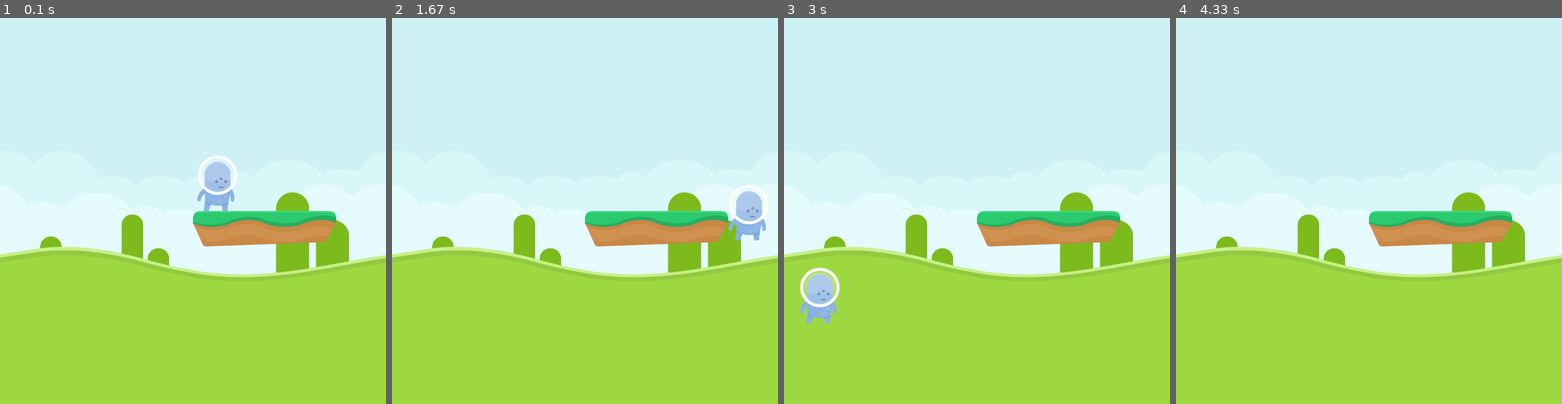
Above: before the commit, frames 1-4 (left to right).
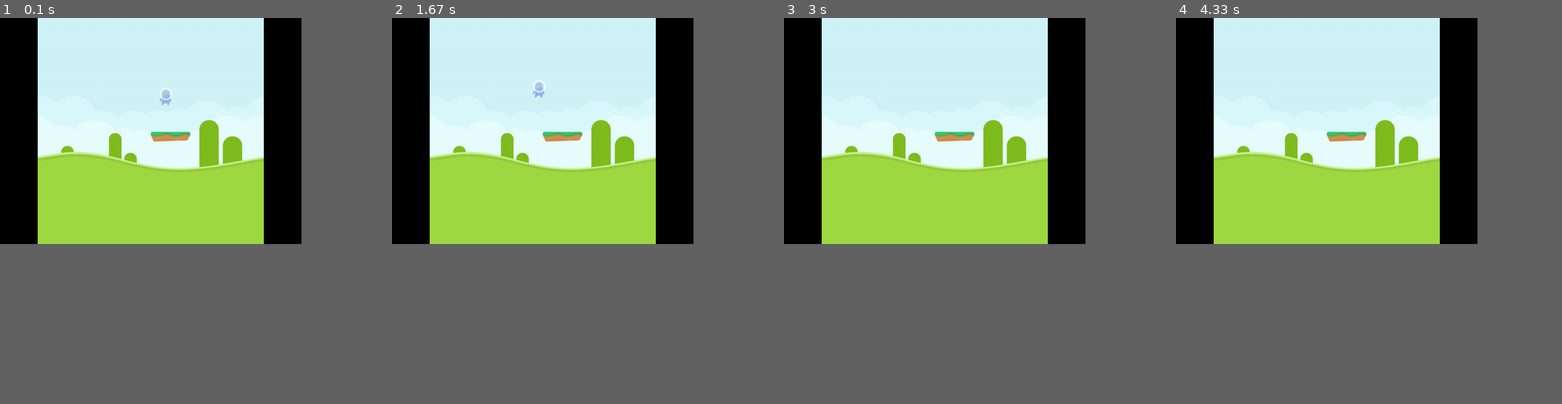
Above: after the commit, the same moments.

Repository: leonardomc3/ProjetoFinalDeSoft-back
Game: pygame game, started from AddMovimentos_Jumper.py
Two runs of this game, one before a commit and one after it. Both use one fixed random seed, a clock stepped at 60 frames per second and the inputs below.
Inputs:
- Up to frame 1 (0.1 s): no input
- Up to frame 2 (1.67 s): hold Right 0.33-0.8 s; hold Up 0.83-1.13 s; hold Right 1.17-1.63 s
- Up to frame 3 (3 s): hold Left 1.67-2.2 s; hold Down 2.23-2.53 s; hold Left 2.57-2.97 s
- Up to frame 4 (4.33 s): no input
In our replay, the window is 900x900 before the commit and 703x527 after it. These sizes can differ from the game's own. Grey fills any space a smaller window leaves; there, only what the larger window draws over its background counts as a difference.

The runs differ from the first frame. In frame 1, 44% of the frame differs, in the area x 0-100%, y 0-68%; in frame 2, 44%; in frame 3, 45%, in the area x 0-100%, y 0-80%; in frame 4, 44%.

Commit message:
Adicao do pulo

Diff:
--- a/AddMovimentos_Jumper.py
+++ b/AddMovimentos_Jumper.py
@@ -6,6 +6,7 @@
 """
 
 import pygame
+import random
 from random import randint
 import numpy as np
 from random import randrange
@@ -17,10 +18,10 @@
 blue = (0,0,255)
 green = (0,255,0)
 
-width = 1024
-height = 1024
+width = 800
+height = 600
 size = 10
-gravity = 0.2
+gravity = 1
 
 #=========  CLASSES ==========
 
@@ -48,6 +49,21 @@
         self.rect = self.image.get_rect()
         self.rect.x = pos_x
         self.rect.y = pos_y
+        self.platforms = [[400, 500, 0, 0]]
+
+    def generatePlatforms(self):
+        on = 600
+        while on > -100:
+            x = random.randint(0,700)
+            self= random.randint(0, 1000)
+            if self < 800:
+                self = 0
+            elif self < 900:
+                self = 1
+            else:
+                self = 2
+            self.image.append([x, on, self, 0])
+            on -= 50
 
 # ===============   INICIALIZAÇÃO   ===============
 
@@ -59,13 +75,13 @@
 pygame.display.set_caption('TESTE PULO') #Nome na aba
 
 # carrega imagem de fundo
-fundo = pygame.image.load("colored_grass.png").convert()
+fundo = pygame.image.load("Imagens/Fundo_800x600.png").convert()
 
-boneco = Boneco("alienBlue_stand.png",width/2,height/4,0,-1/10)
+boneco = Boneco("Imagens/Alien_80x80.png",width/2,height/4,0,-1/10)
 boneco_group = pygame.sprite.Group()
 boneco_group.add(boneco)
 
-plataforma = Plataforma("ground_grass.png",width/2,height/2)
+plataforma = Plataforma("Imagens/Plataforma_verde.png",width/2,height/2)
 plataforma_group = pygame.sprite.Group()
 plataforma_group.add(plataforma)
 
@@ -85,6 +101,9 @@
        elif pressed_keys[pygame.K_RIGHT]:
            boneco.vx += 10
 
+    if pygame.sprite.spritecollide(boneco,plataforma_group,False):
+        boneco.vx=-boneco.vx
+        boneco.vy=-boneco.vy
 
     boneco.rect.y += boneco.vy
     boneco.rect.x += boneco.vx
--- a/teste.txt
+++ /dev/null
@@ -1 +0,0 @@
-oi
Binary file added: Imagens/Alien_80x80.png
Binary file added: Imagens/Fundo_800x600.png
Binary file added: Imagens/Plataforma_verde.png
Renamed: alienBlue_stand.png -> Imagens/alienBlue_stand.png
Renamed: colored_grass.png -> Imagens/colored_grass.png
Renamed: ground_grass.png -> Imagens/ground_grass.png
Not shown, added: Imagens/PF_DSoft - Shortcut.lnk
